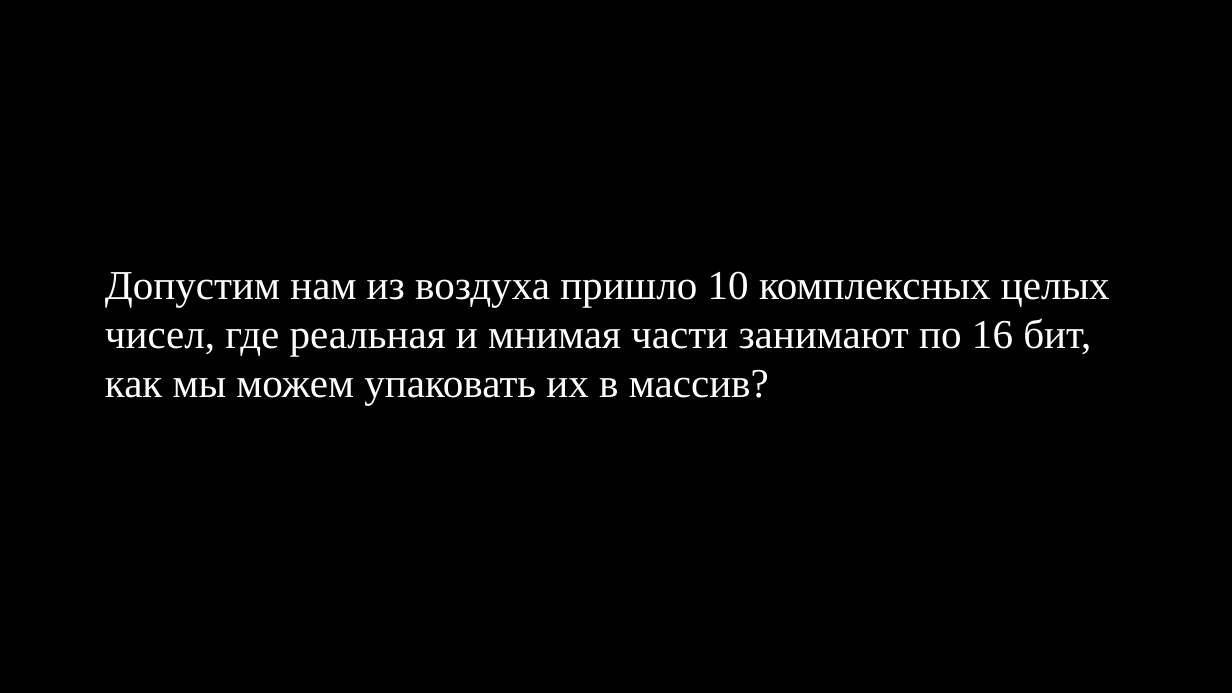
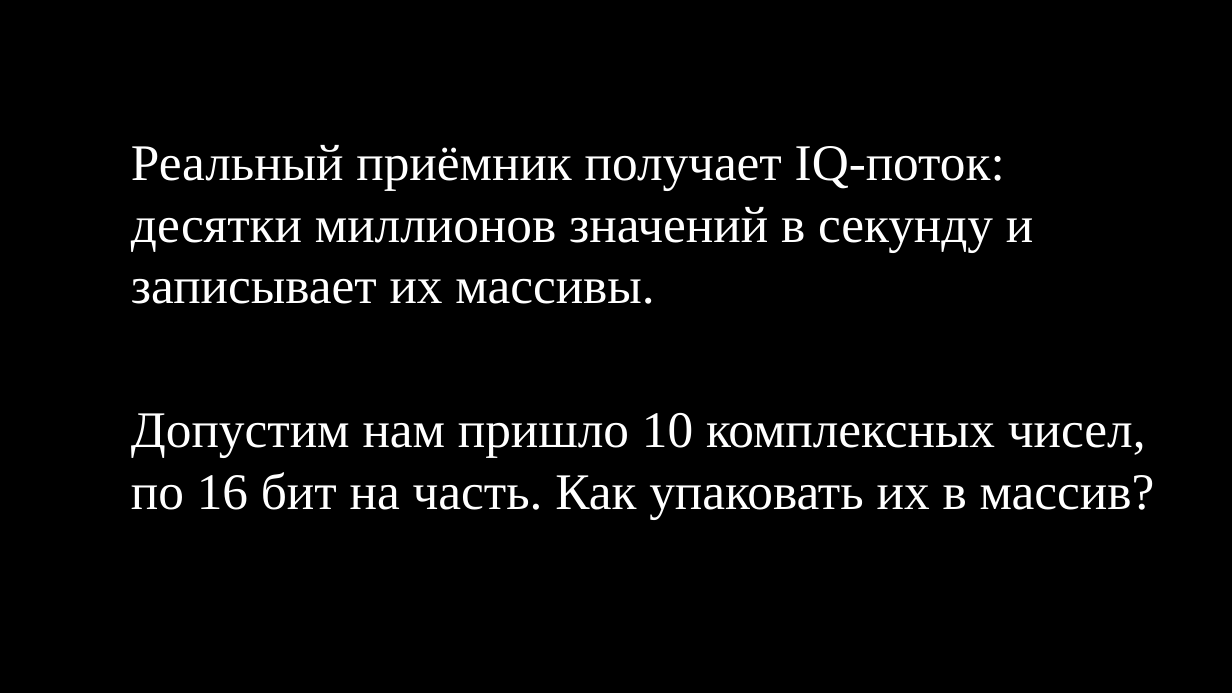
Before and after one commit to kruffka/C-Programming, a slide deck: slide 17 of 5_arrays/5_arrays.pptx (slide 18 before the commit). Drawn at 1232x693 pixels with LibreOffice and Linux fonts; fonts in the diff are those of the drawing. Boxes give left, top, right and bottom in pixels: in the first picture for what was removed or moved away, otherwise in the second. Text is boxed around its words. In the diff, an @@ line names an element or a change of style, - is before the commit and + after.

```diff
--- a/5_arrays/5_arrays.pptx
+++ b/5_arrays/5_arrays.pptx
@@ text at [131, 145, 1155, 519]: text changed; size 32 to 40 pt @@
-Допустим нам из воздуха пришло 10 комплексных целых чисел, где реальная и мнимая части занимают по 16 бит, как мы можем упаковать их в массив?
+Реальный приёмник получает IQ-поток: десятки миллионов значений в секунду и записывает их массивы.
+Допустим нам пришло 10 комплексных чисел, по 16 бит на часть. Как упаковать их в массив?
```
Also in this commit, not shown: 8 other slides changed, 15 slides added, 3 slides removed, 20 other files.
